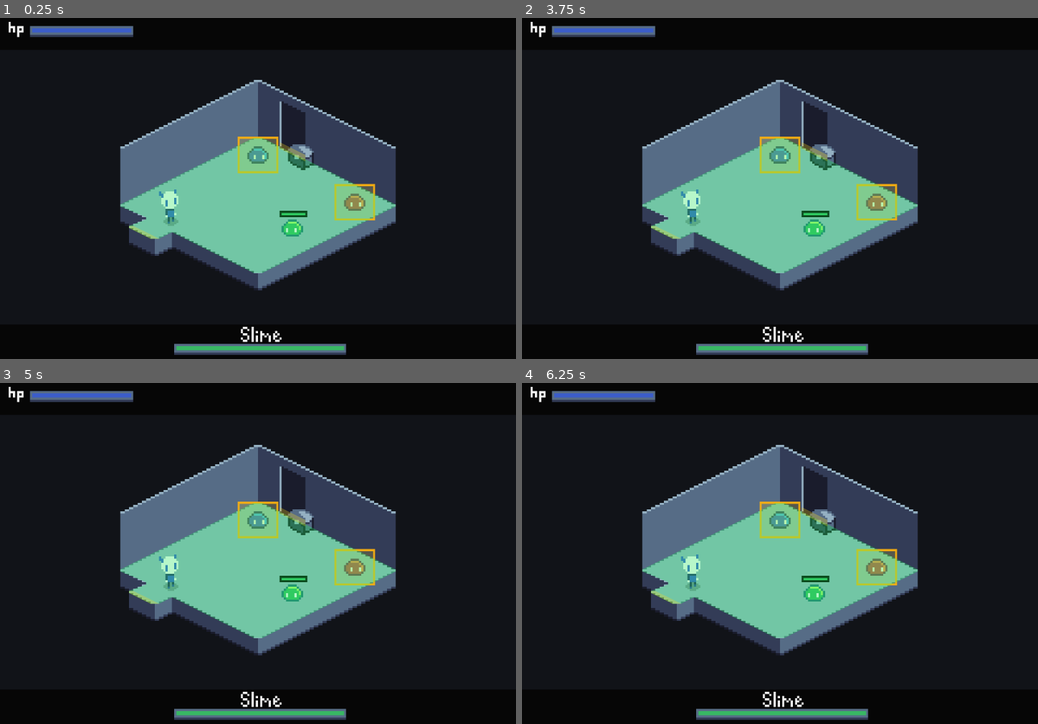
Above: before the commit, frames 1-4 (two rows, left to right).
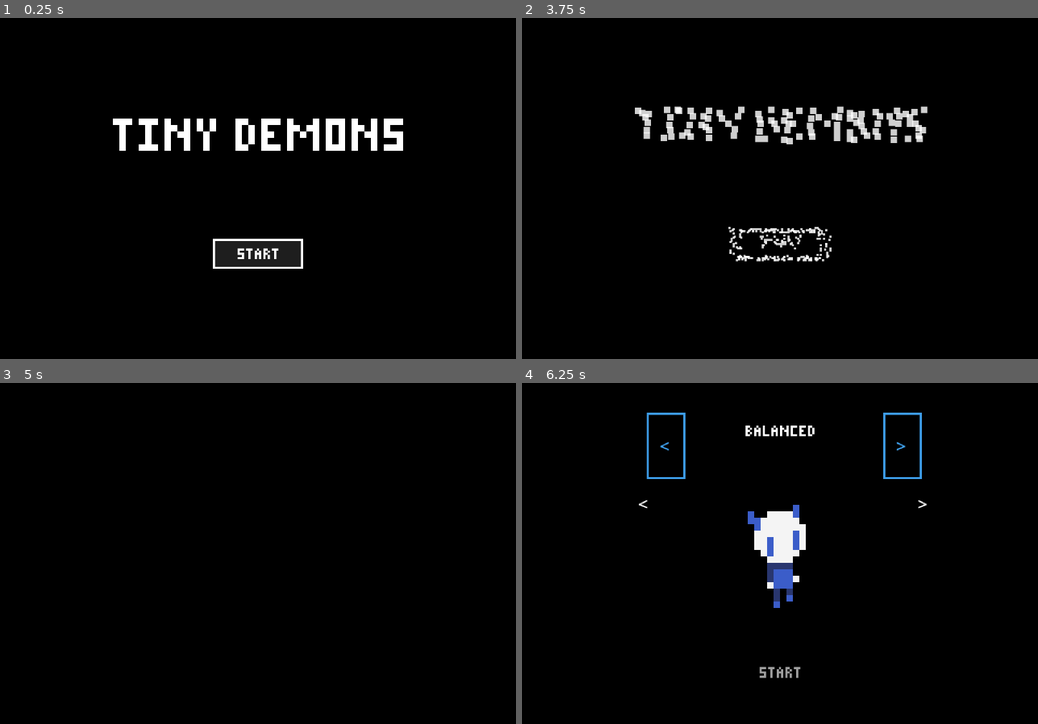
Above: after the commit, the same moments.

Repository: Whynchu/TinyDemons
Game: Godot game, scene res://scenes/main.tscn
Same seed, same stepped clock (60 frames per second), same inputs: the game is played once before the commit and once after it.
Inputs (mouse positions are in pixels of both pictures, inside the frame that each line leads up to):
- Up to frame 1 (0.25 s): no input
- Up to frame 2 (3.75 s): click (780, 253) at 0.52 s; click (780, 253) at 1.27 s; click (780, 249) at 2.02 s; click (780, 249) at 2.77 s; tap Enter (ui_accept) at 3.5 s; move the mouse to (893, 171) at 3.52 s; hold Right (ui_right) from 3.53 s (still down); hold Q from 3.53 s (still down); click (893, 171) at 3.67 s
- Up to frame 3 (5 s): tap Enter (ui_accept) at 3.77 s; release Right (ui_right) at 4.25 s; release Q at 4.25 s; click (258, 669) at 4.27 s
- Up to frame 4 (6.25 s): click (780, 669) at 5.02 s; click (780, 672) at 5.77 s

The runs differ from the first frame. In frame 1, 26% of the frame differs, in the area x 1-79%, y 1-99%; in frame 2, 26%; in frame 3, 25%; in frame 4, 26%.
Error before the commit: Parse Error: Cannot infer the type of "color" variable because the value doesn't have a set type. (res://scripts/gameplay.gd:3593)

Commit message:
Fix roll dust pixel color type

Diff:
--- a/tiny-demons/scripts/gameplay.gd
+++ b/tiny-demons/scripts/gameplay.gd
@@ -3590,7 +3590,7 @@
 	var bayer := PackedInt32Array([0, 8, 2, 10, 12, 4, 14, 6, 3, 11, 1, 9, 15, 7, 13, 5])
 	for y in range(image.get_height()):
 		for x in range(image.get_width()):
-			var color := image.get_pixel(x, y)
+			var color: Color = image.get_pixel(x, y)
 			if color.a <= 0.0:
 				continue
 			var threshold := (float(bayer[(y % 4) * 4 + x % 4]) + 1.0) / 16.0
